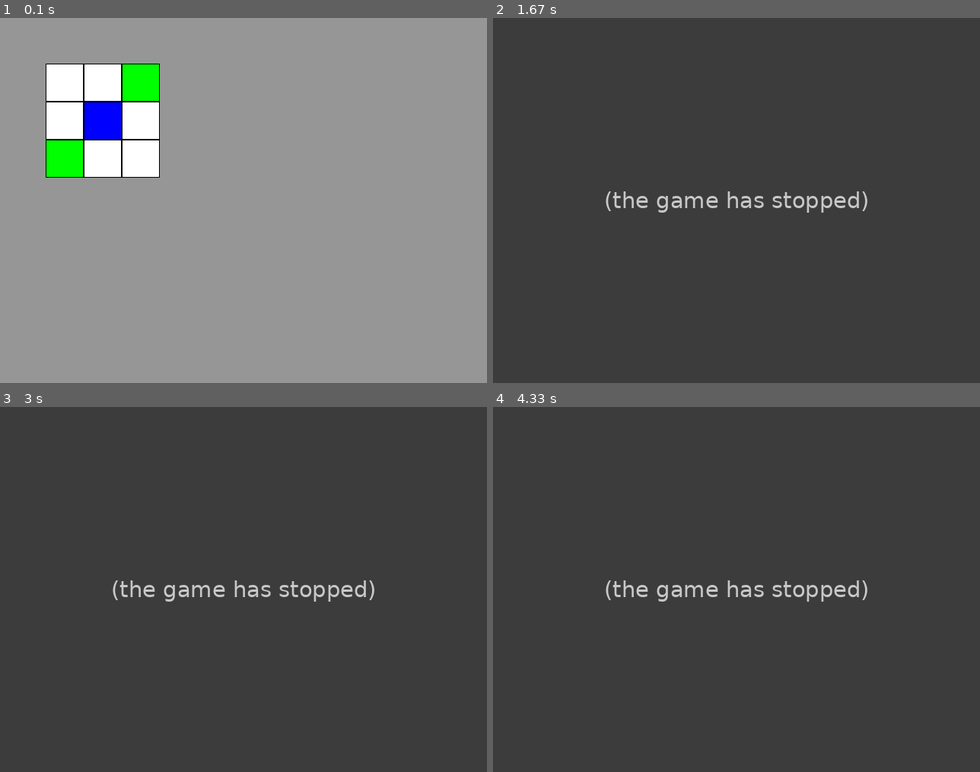
Above: before the commit, frames 1-4 (two rows, left to right).
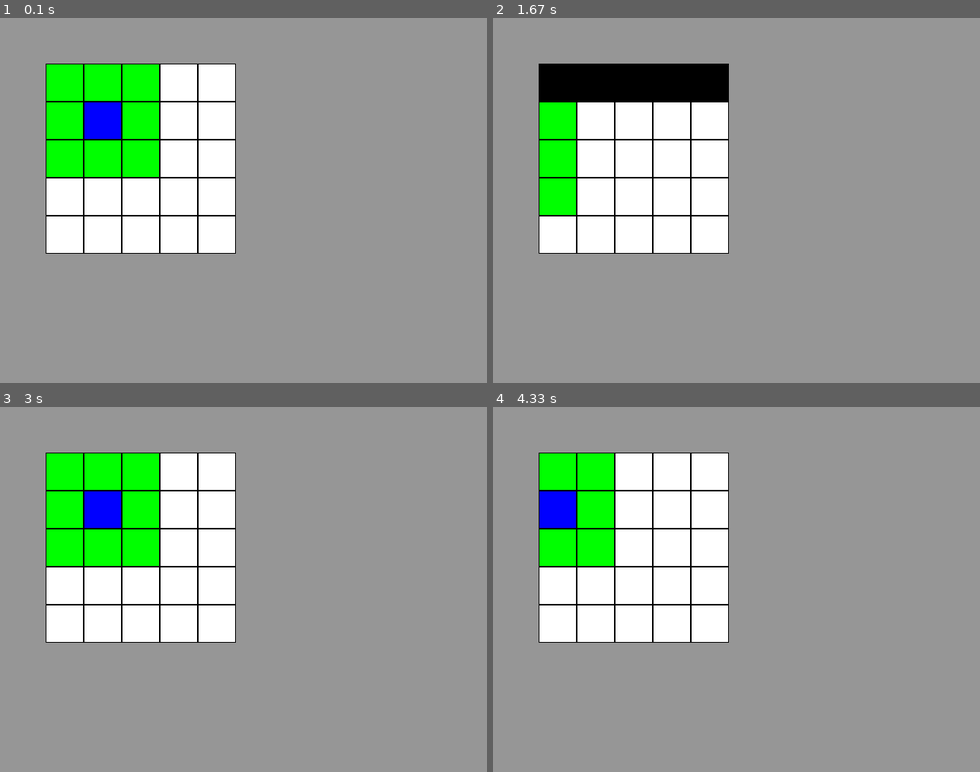
Above: after the commit, the same moments.

Repository: josh-reynolds/Python
Game: pygame game, started from pygame/nulltima/main.py
Same seed, same stepped clock (60 frames per second), same inputs: the game is played once before the commit and once after it.
Inputs:
- Up to frame 1 (0.1 s): no input
- Up to frame 2 (1.67 s): hold Right 0.33-0.8 s; hold Up 0.83-1.13 s; hold Right 1.17-1.63 s
- Up to frame 3 (3 s): hold Left 1.67-2.2 s; hold Down 2.23-2.53 s; hold Left 2.57-2.97 s
- Up to frame 4 (4.33 s): hold Up 3-3.37 s; hold Right 3.4-4.03 s; hold Down from 4.07 s (still down)

The runs differ from the first frame. In frame 1, 18% of the frame differs, in the area x 9-49%, y 12-65%; in frame 2, 100%, in the area x 0-100%, y 0-100%; in frame 3, 100%; in frame 4, 100%.
Error before the commit: IndexError: list index out of range (world.py line 11); the game stopped at 1.17 s (later frames are placeholders)

Commit message:
Manually testing boundary conditions and arrow key controls

Diff:
--- a/pygame/nulltima/grid.py
+++ b/pygame/nulltima/grid.py
@@ -33,8 +33,19 @@
                 pygame.draw.rect(screen, cell, coord, 1)
 
     def move(self, dx, dy):
-        self.offset = (self.offset[0] + dx,
-                       self.offset[1] + dy)
+        newx = self.offset[0] + dx
+        if newx < 0:
+            newx = 0
+        if newx > len(self.world.contents[0]) - self.width:
+            newx = len(self.world.contents[0]) - self.width
+
+        newy = self.offset[1] + dy
+        if newy < 0:
+            newy = 0
+        if newy > len(self.world.contents) - self.height:
+            newy = len(self.world.contents) - self.height
+
+        self.offset = (newx, newy)
 
 def grid(width, height, left, top, cell_width, cell_height):
     return Grid(width, height, left, top, cell_width, cell_height)
--- a/pygame/nulltima/main.py
+++ b/pygame/nulltima/main.py
@@ -3,12 +3,17 @@
 from common import *
 from grid import grid
 
-g = grid(3, 3, 60, 60, 50, 50)
-g.world.contents = [[0, 0, 0, 0, 0],
-                    [0, 1, 1, 3, 0],
-                    [0, 1, 4, 1, 0],
-                    [0, 3, 1, 1, 0],
-                    [0, 0, 0, 0, 0]]
+g = grid(5, 5, 60, 60, 50, 50)
+g.world.contents = [[0, 0, 0, 0, 0, 0, 0, 0, 0, 0],
+                    [0, 3, 3, 3, 1, 1, 1, 1, 1, 0],
+                    [0, 3, 4, 3, 1, 1, 1, 1, 1, 0],
+                    [0, 3, 3, 3, 1, 1, 1, 1, 1, 0],
+                    [0, 1, 1, 1, 1, 1, 1, 1, 1, 0],
+                    [0, 1, 1, 1, 1, 1, 1, 1, 1, 0],
+                    [0, 1, 1, 1, 1, 1, 5, 5, 5, 0],
+                    [0, 1, 1, 1, 1, 1, 5, 6, 5, 0],
+                    [0, 1, 1, 1, 1, 1, 5, 5, 5, 0],
+                    [0, 0, 0, 0, 0, 0, 0, 0, 0, 0]]
 g.offset = (1,1)
 
 pygame.init()
--- a/pygame/nulltima/world.py
+++ b/pygame/nulltima/world.py
@@ -1,7 +1,8 @@
 import unittest
 from common import *
 
-terrains = {0:BLACK, 1:WHITE, 2:RED, 3:GREEN, 4:BLUE}
+terrains = {0:BLACK, 1:WHITE, 2:RED, 3:GREEN, 4:BLUE,
+            5:CYAN, 6:MAGENTA, 7:YELLOW}
 
 class World:
     def __init__(self, contents):
